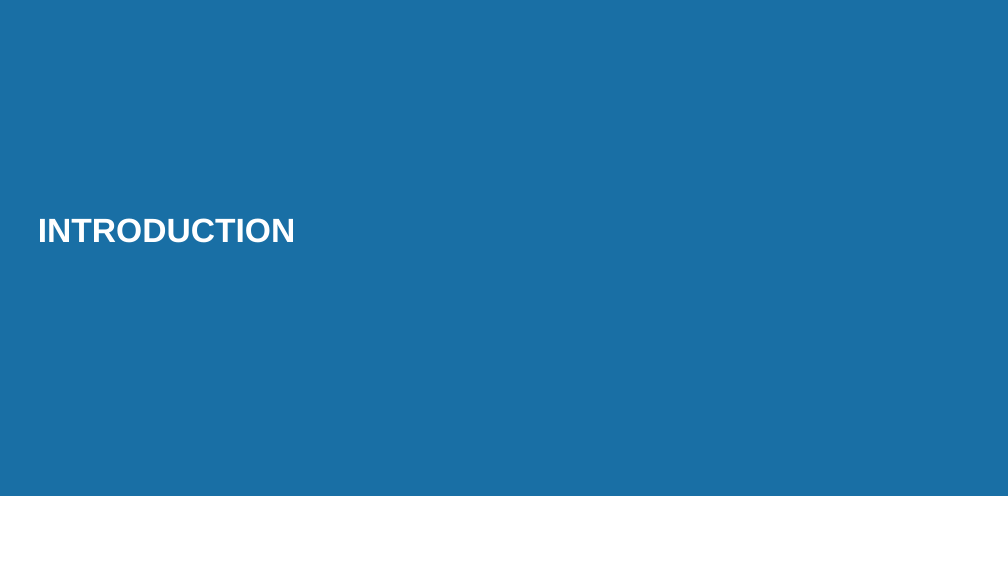
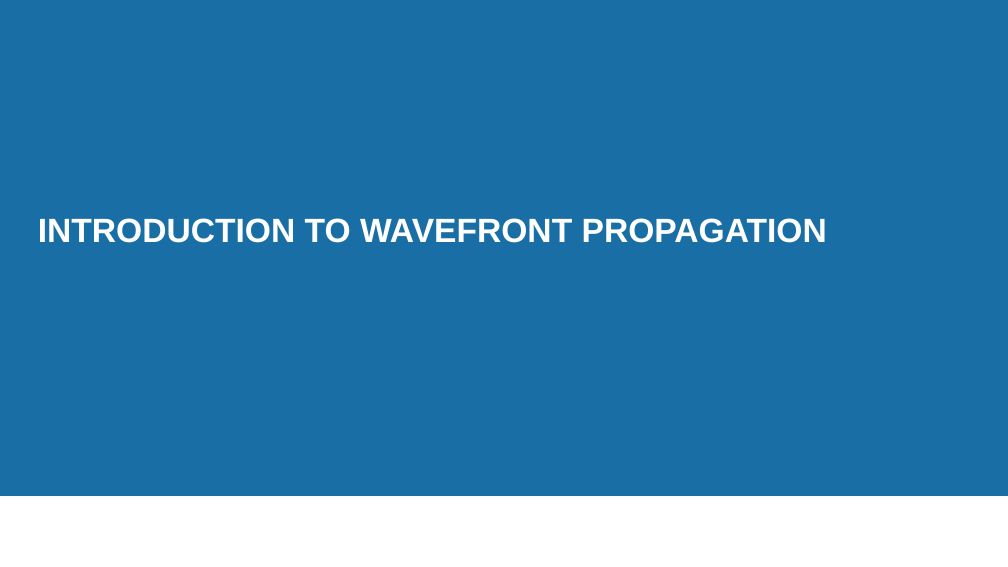
Before and after one commit to oasys-kit/oasys_school, a slide deck: slide 3 of second/slides/2_Introduction_to_SRW.pptx. Drawn at 1008x567 pixels with LibreOffice and Linux fonts; fonts in the diff are those of the drawing; background and template pictures are left out. Boxes give left, top, right and bottom in pixels: in the first picture for what was removed or moved away, otherwise in the second. Text is boxed around its words. In the diff, an @@ line names an element or a change of style, - is before the commit and + after.

```diff
--- a/second/slides/2_Introduction_to_SRW.pptx
+++ b/second/slides/2_Introduction_to_SRW.pptx
@@ text at <box>38,218,827,243</box>: text changed @@
-INTRODUCTION
+INTRODUCTION TO WAVEFRONT PROPAGATION
```
Also in this commit, not shown: 6 other slides changed, 4 slides added, 4 slides removed, 1 other file.
